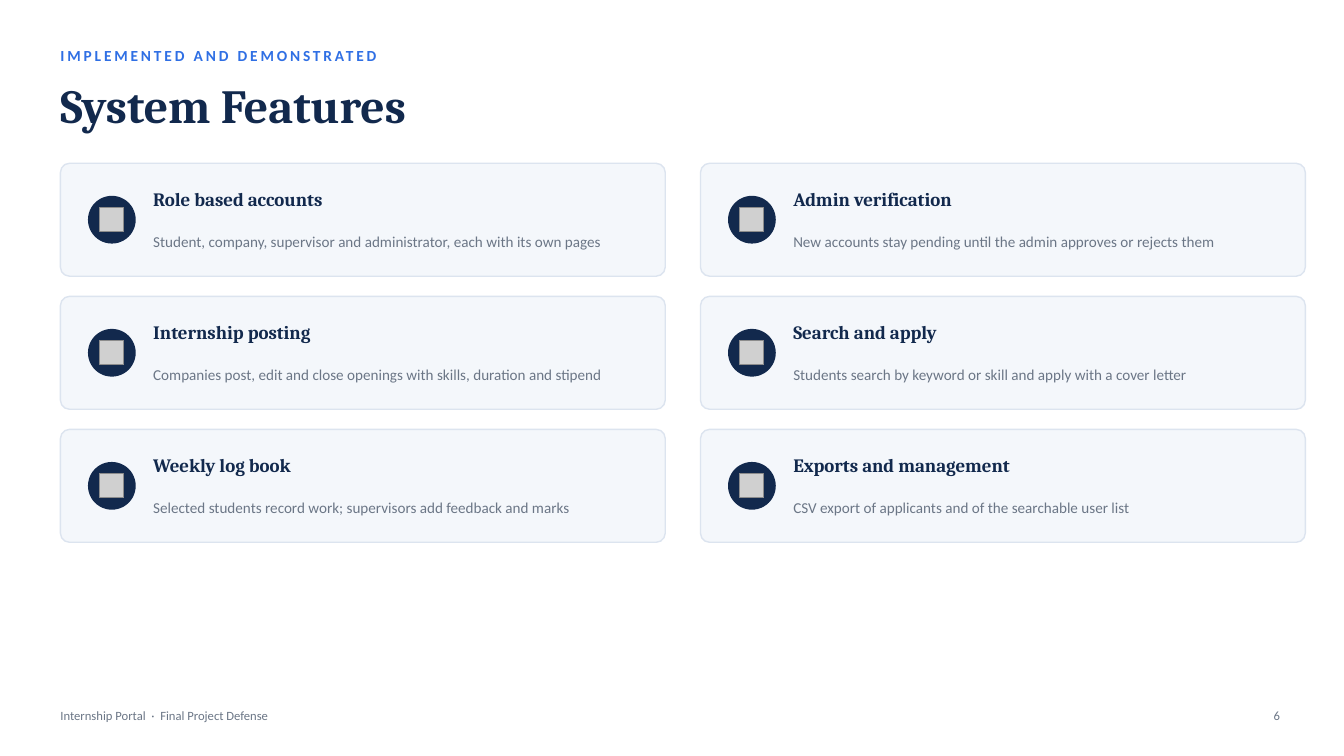
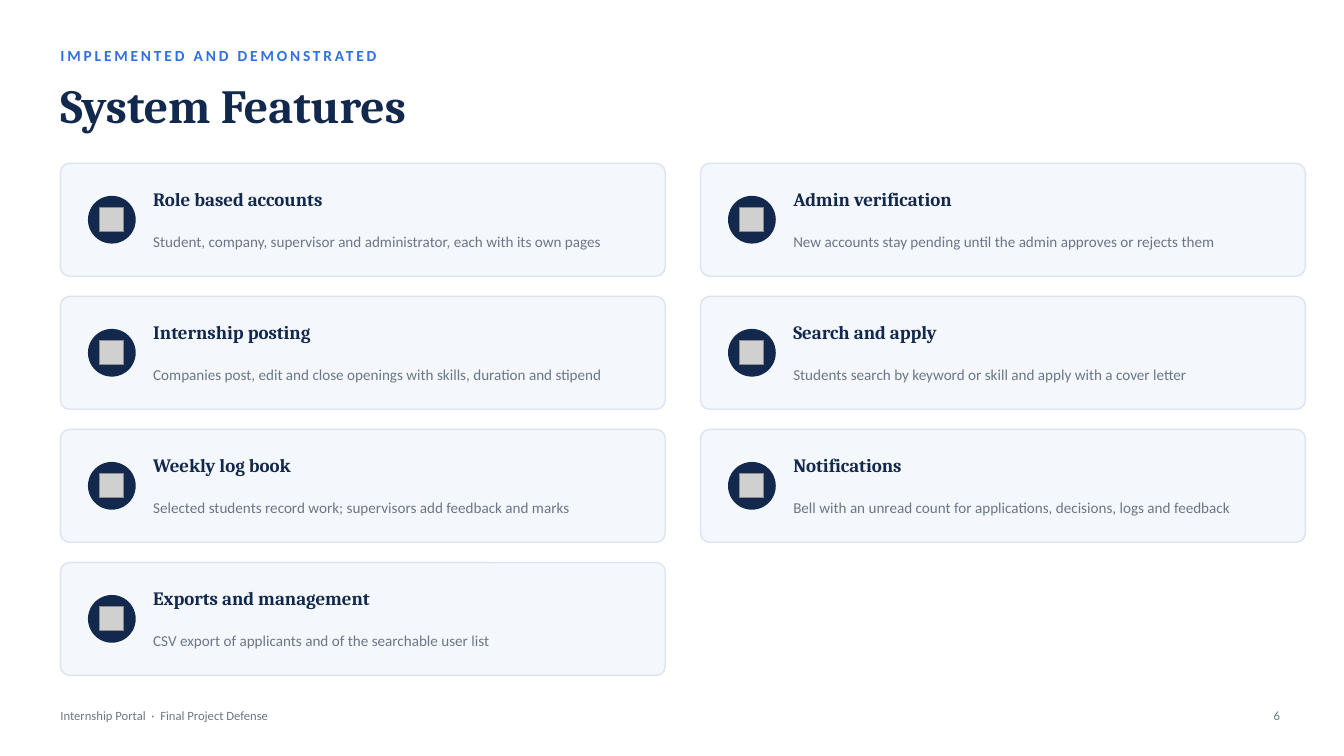
Before and after one commit to RamSinghKarki/Internship_Portal, a slide deck: slide 6 of docs/Final_Defense_Presentation.pptx. Drawn at 1344x756 pixels with LibreOffice and Linux fonts; fonts in the diff are those of the drawing; grey boxes stand for pictures. Boxes give left, top, right and bottom in pixels: in the first picture for what was removed or moved away, otherwise in the second. Text is boxed around its words. In the diff, an @@ line names an element or a change of style, - is before the commit and + after.

```diff
--- a/docs/Final_Defense_Presentation.pptx
+++ b/docs/Final_Defense_Presentation.pptx
@@ text at (x1=793, y1=458, x2=901, y2=472): text changed @@
-Exports and management
+Notifications
@@ text at (x1=793, y1=502, x2=1230, y2=516): text changed @@
-CSV export of applicants and of the searchable user list
+Bell with an unread count for applications, decisions, logs and feedback
@@ rounded rectangle added at (x1=60, y1=563, x2=665, y2=676), fill #F4F7FB, outline #DCE4EF 1 pt @@
@@ ellipse added at (x1=89, y1=596, x2=135, y2=642), fill #12294D, outline #12294D 1 pt @@
@@ text added at (x1=153, y1=592, x2=370, y2=609), 13.5 pt, text #12294D, bold @@
+Exports and management
@@ picture added at (x1=100, y1=607, x2=124, y2=631) @@
@@ text added at (x1=153, y1=635, x2=489, y2=649), 10.8 pt, text #6B7686 @@
+CSV export of applicants and of the searchable user list
```
Also in this commit, not shown: 8 other slides changed, 12 other files.
